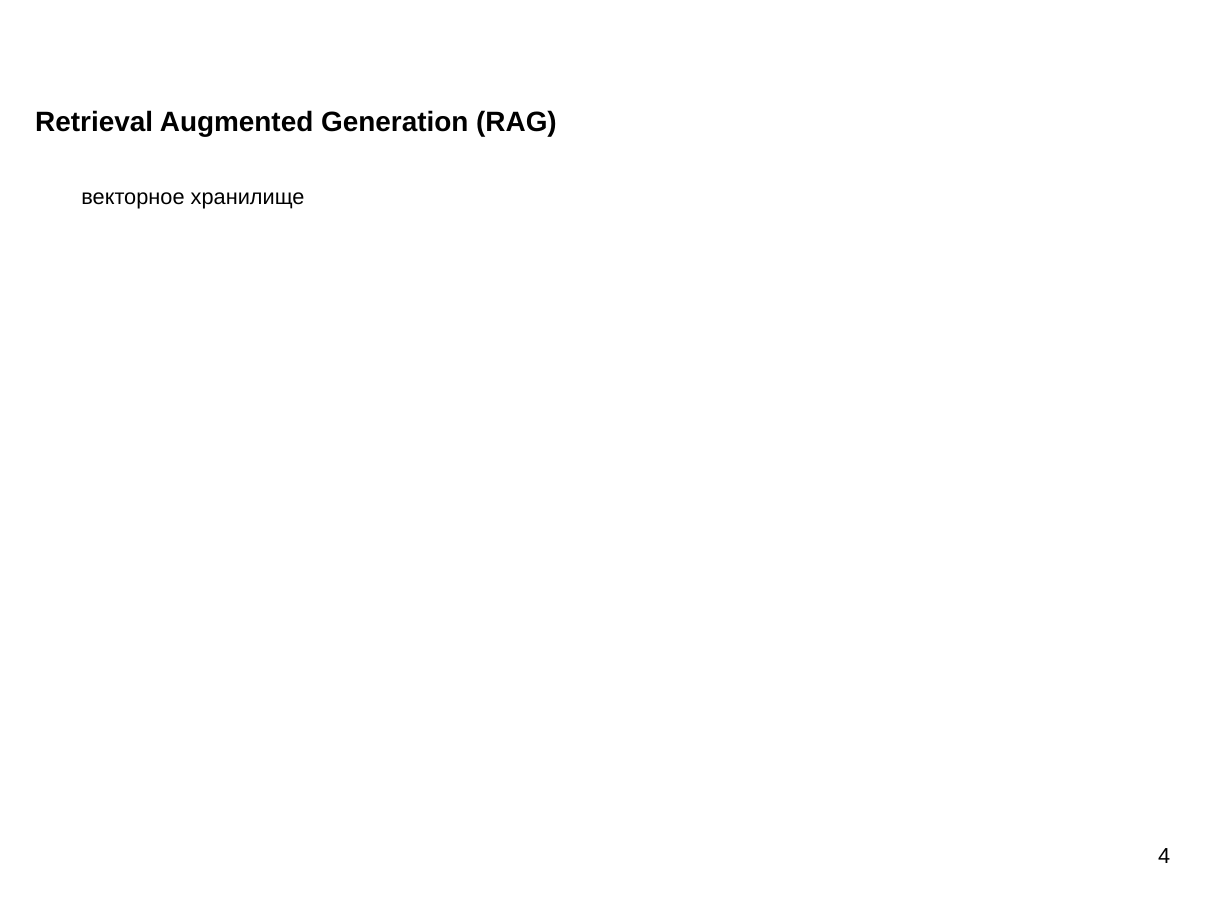
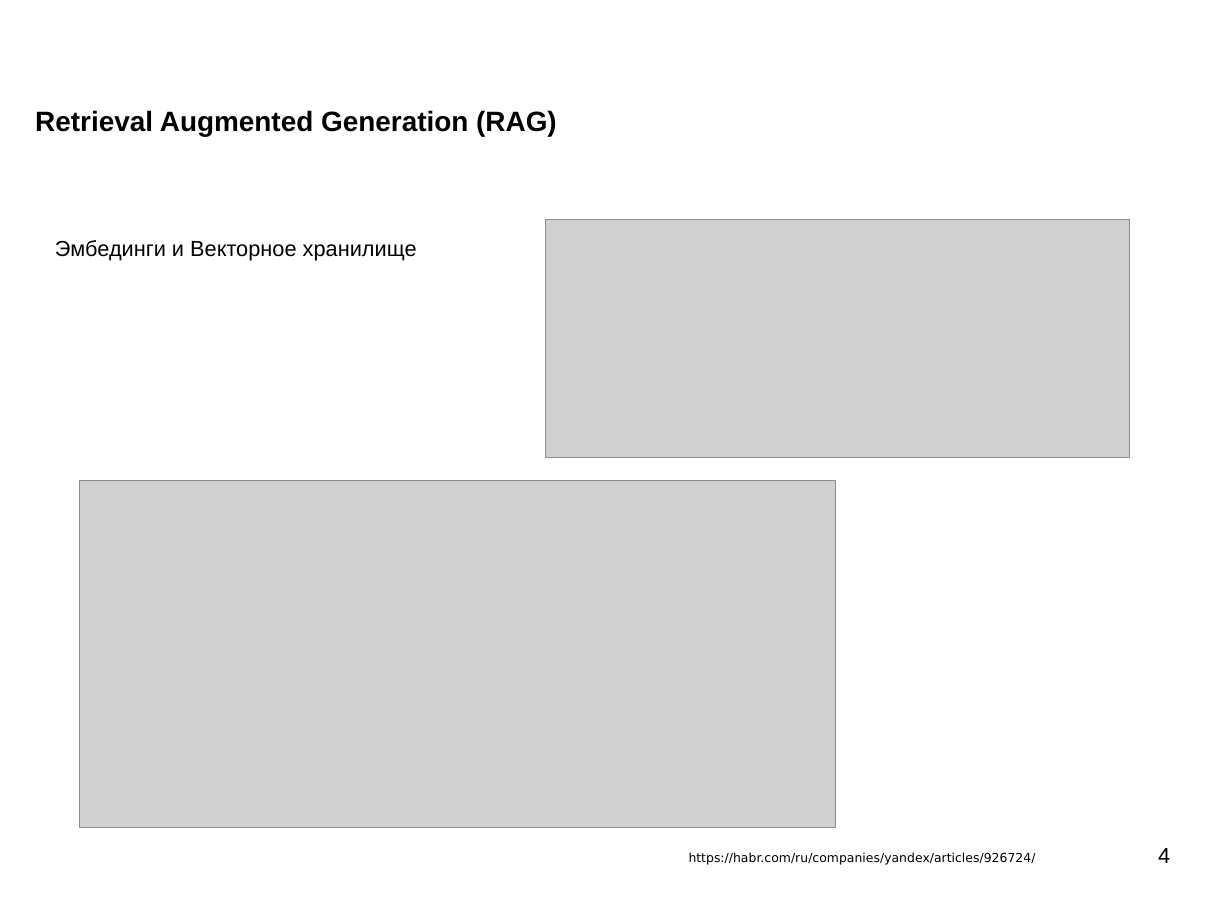
Before and after one commit to mechanoid5/ml_nlp_2025_I, a slide deck: slide 4 of 11-rag.odp. Drawn at 1232x924 pixels with LibreOffice and Linux fonts; fonts in the diff are those of the drawing; grey boxes stand for pictures; background and template pictures are left out. Boxes give left, top, right and bottom in pixels: in the first picture for what was removed or moved away, otherwise in the second. Text is boxed around its words. In the diff, an @@ line names an element or a change of style, - is before the commit and + after.

```diff
--- a/11-rag.odp
+++ b/11-rag.odp
@@ picture added at (x1=546, y1=219, x2=1130, y2=457) @@
@@ text at (x1=55, y1=240, x2=417, y2=260): text changed @@
-векторное хранилище
+Эмбединги и Векторное хранилище
@@ picture added at (x1=79, y1=481, x2=836, y2=827) @@
@@ text added at (x1=689, y1=852, x2=1036, y2=865), 8 pt, text #000000 @@
+https://habr.com/ru/companies/yandex/articles/926724/
```
Also in this commit, not shown: 5 other slides changed.
